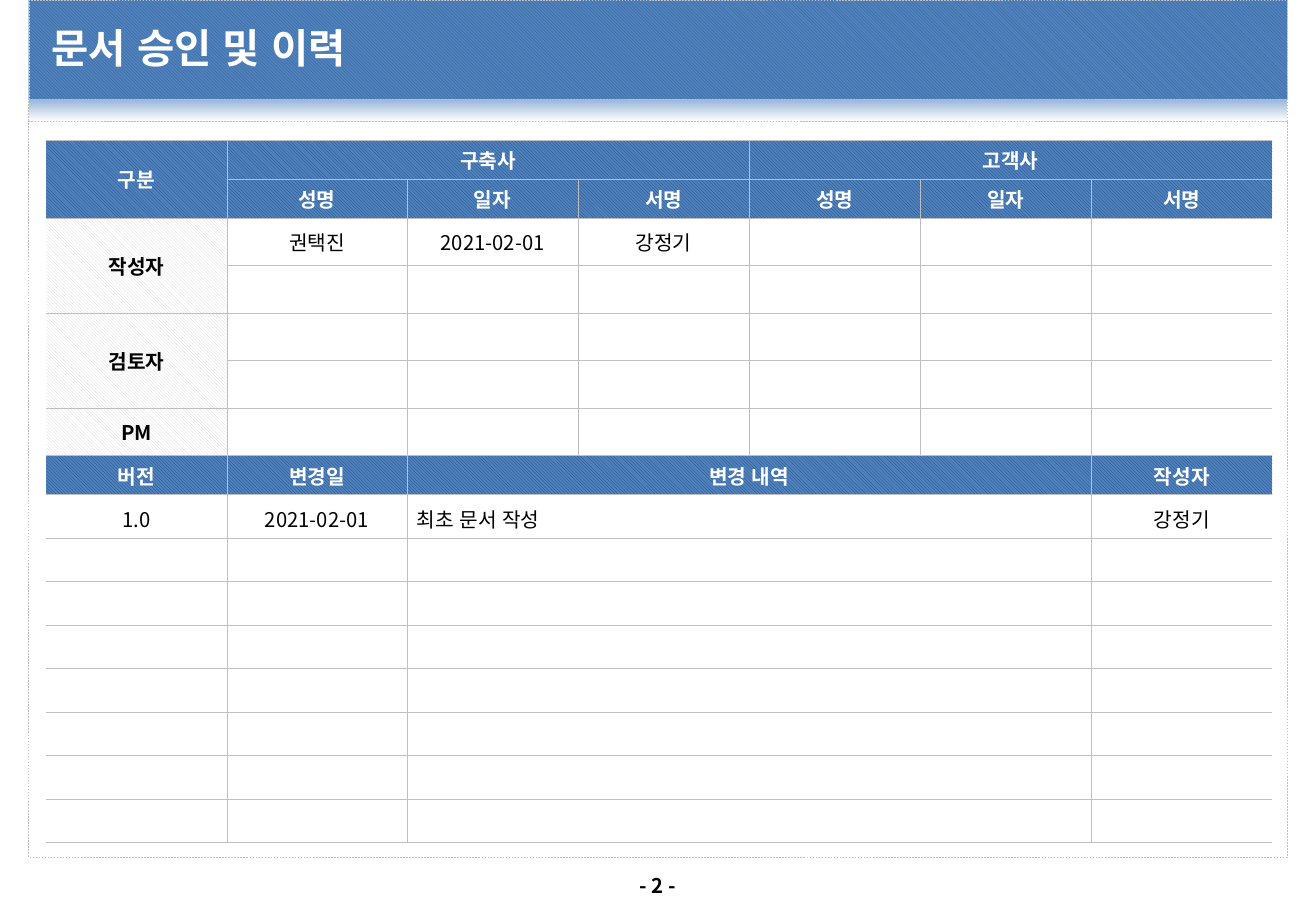
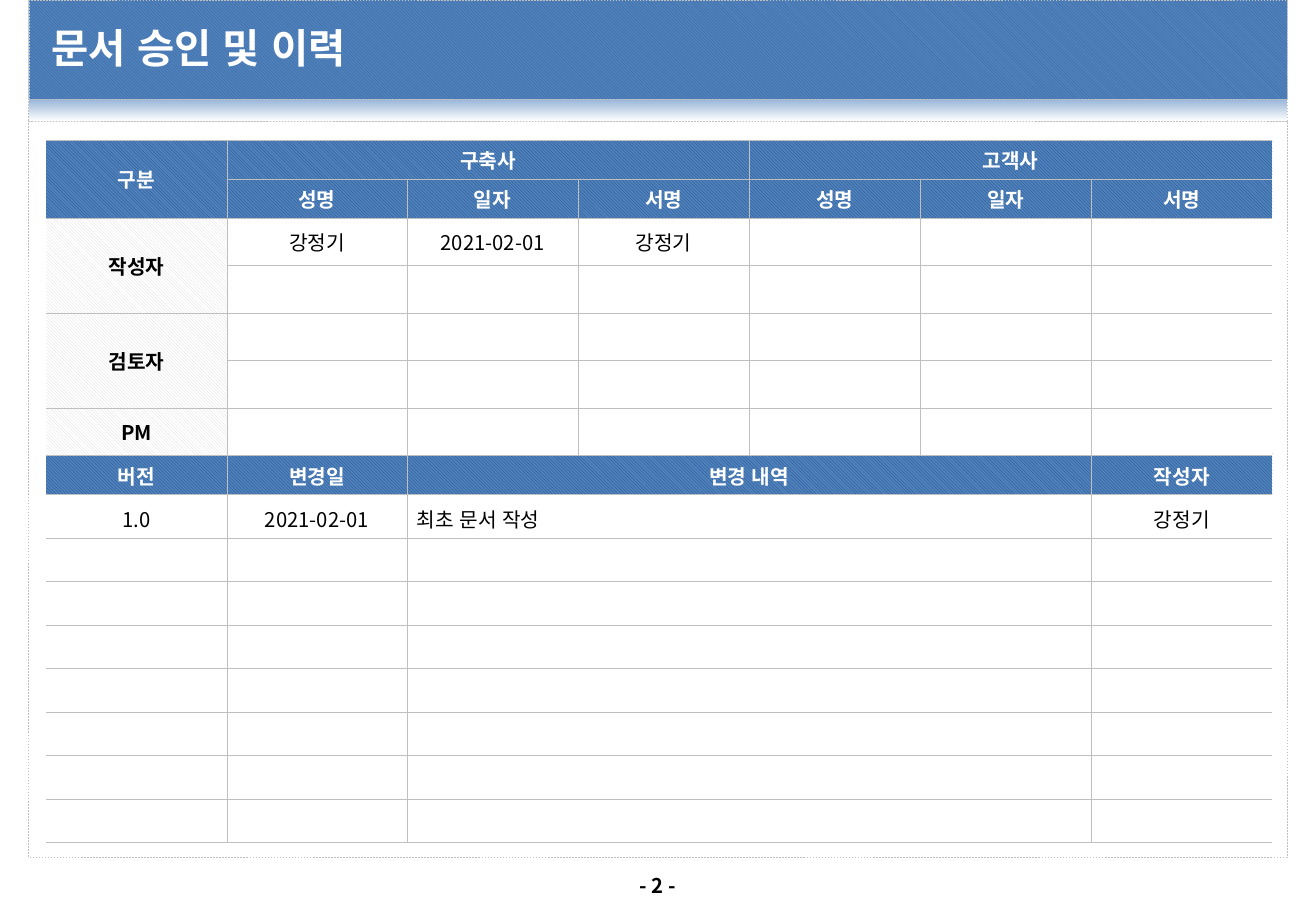
Before and after one commit to dims1111/ESM, a slide deck: slide 2 of document/30.설계(DP)/DP-1030.UI 설계서/DP-1030.설계서_ESM_SYS_1000.로그인_20210201_v1.0.pptx. Drawn at 1316x911 pixels with LibreOffice and Linux fonts; fonts in the diff are those of the drawing; background and template pictures are left out. Boxes give left, top, right and bottom in pixels: in the first picture for what was removed or moved away, otherwise in the second. Text is boxed around its words. In the diff, an @@ line names an element or a change of style, - is before the commit and + after.

```diff
--- a/document/30.설계(DP)/DP-1030.UI 설계서/DP-1030.설계서_ESM_SYS_1000.로그인_20210201_v1.0.pptx
+++ b/document/30.설계(DP)/DP-1030.UI 설계서/DP-1030.설계서_ESM_SYS_1000.로그인_20210201_v1.0.pptx
@@ table at (46, 140, 1272, 445) @@
-row 3, column 2: 권택진
+row 3, column 2: 강정기
```
Also in this commit, not shown: 3 other slides changed, 4 other files.
